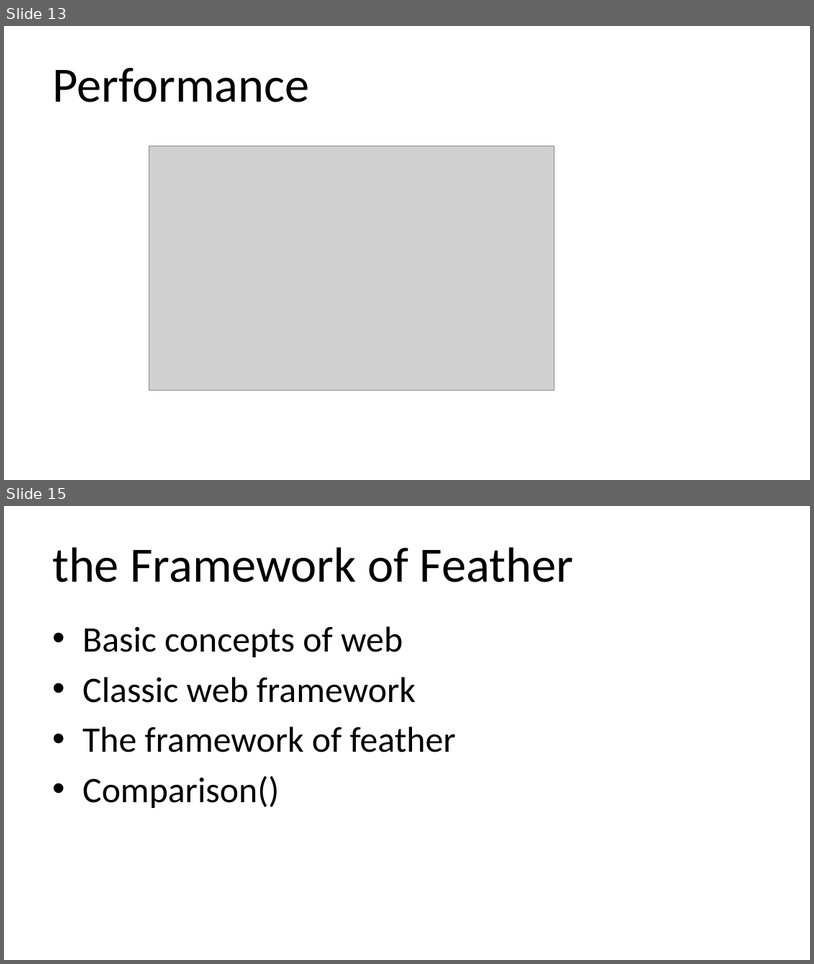
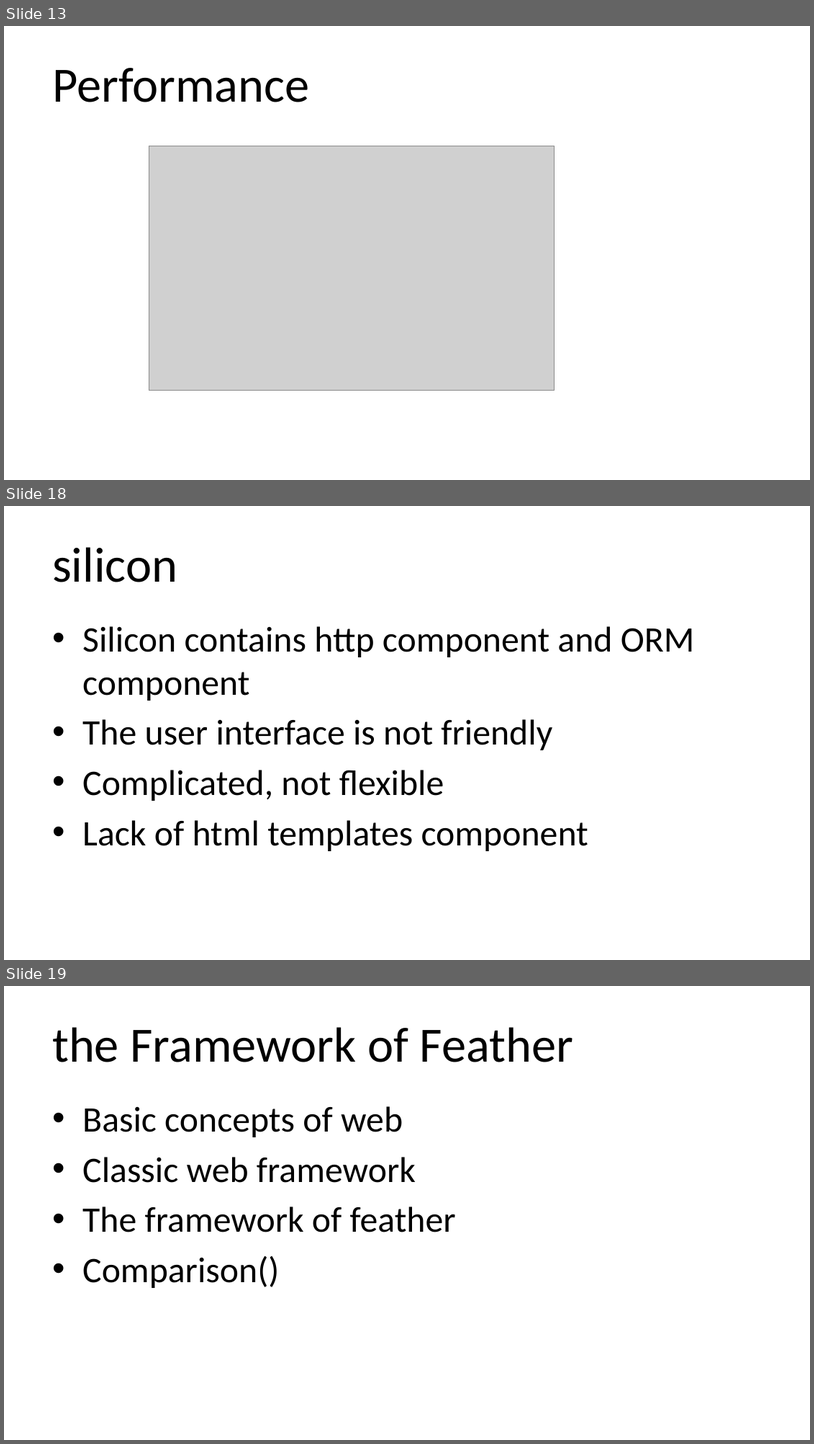
Before and after one commit to qicosmos/cppcon2018, a slide deck: cppcon2018.pptx. Shown one above the other, each under a label of ours: slides 13 and 15 before the commit, slides 13, 18 and 19 after it; the slides between them are not shown. The pictures are 814x964 and 814x1444 pixels, drawn with LibreOffice and Linux fonts; fonts in the diff are those of the drawing; grey boxes stand for pictures. Boxes give left, top, right and bottom in pixels: in the first picture for what was removed or moved away, otherwise in the second. Text is boxed around its words. In the diff, an @@ line names an element or a change of style, - is before the commit and + after.

```diff
--- a/cppcon2018.pptx
+++ b/cppcon2018.pptx
@@ slide 18 added at bbox=[4, 506, 810, 960], background #FFFFFF @@
@@ title added at bbox=[52, 547, 178, 582], 44 pt, text #000000 @@
+silicon
@@ text added at bbox=[82, 626, 695, 851], 32 pt, text #000000 @@
+• Silicon contains http component and ORM component
+• The user interface is not friendly
+• Complicated, not flexible
+• Lack of html templates component
@@ what was slide 15 is now slide 19 @@
```
Also in this commit, not shown: 2 slides changed, 3 other slides added.
